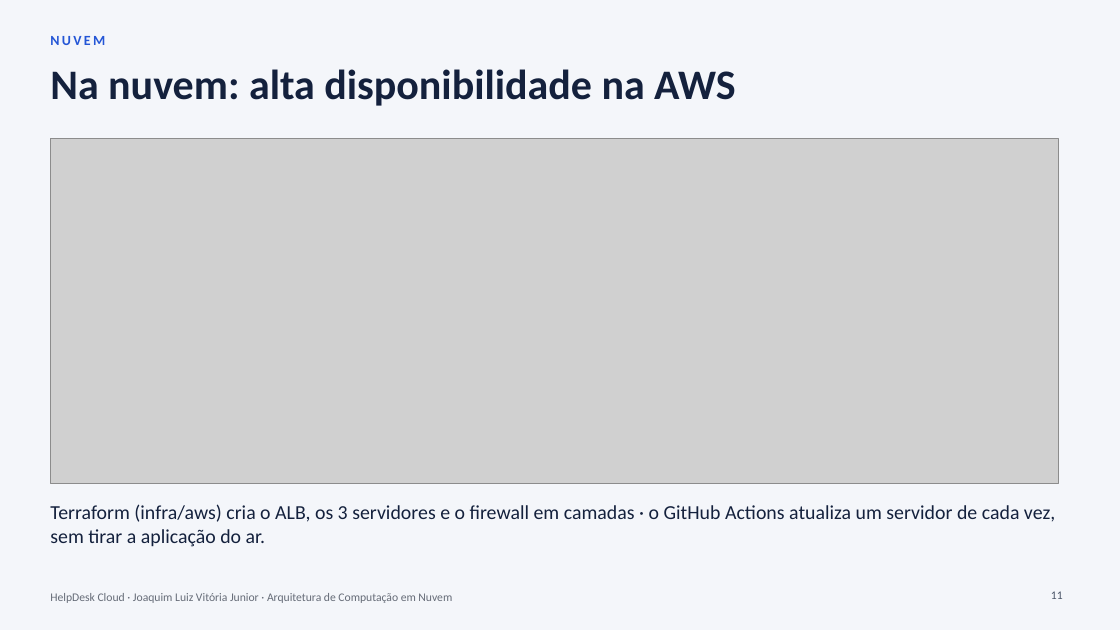
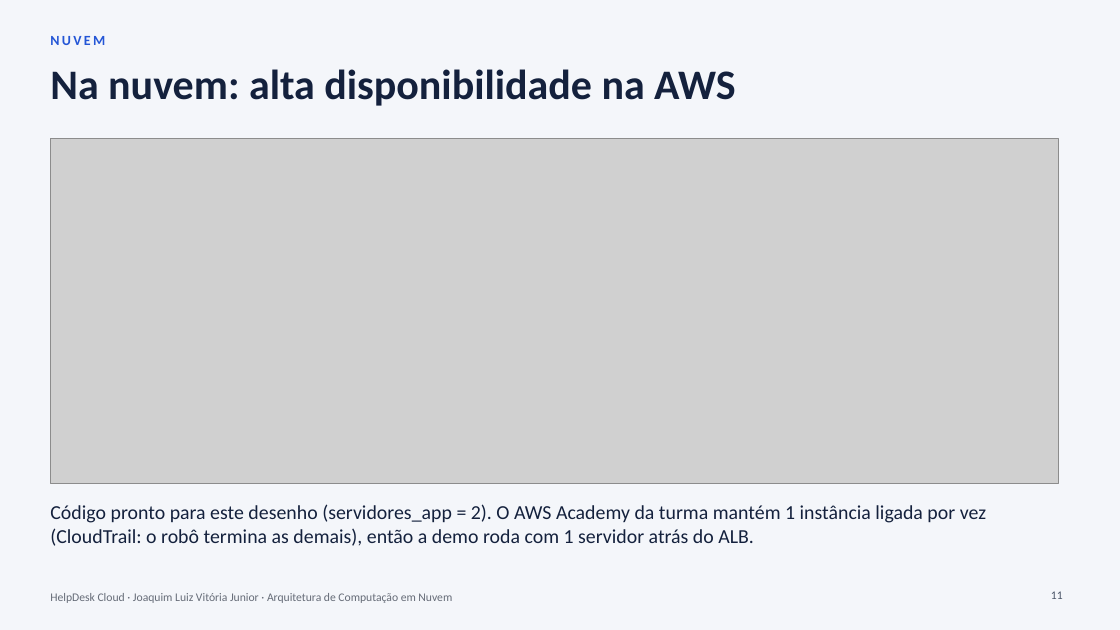
Before and after one commit to jlvjunior/HelpDesk, a slide deck: slide 11 of docs/apresentacao/HelpDesk-Cloud-Apresentacao.pptx. Drawn at 1120x630 pixels with LibreOffice and Linux fonts; fonts in the diff are those of the drawing; grey boxes stand for pictures. Boxes give left, top, right and bottom in pixels: in the first picture for what was removed or moved away, otherwise in the second. Text is boxed around its words. In the diff, an @@ line names an element or a change of style, - is before the commit and + after.

Commit message:
Infraestrutura AWS adaptada ao limite do laboratório

```diff
--- a/docs/apresentacao/HelpDesk-Cloud-Apresentacao.pptx
+++ b/docs/apresentacao/HelpDesk-Cloud-Apresentacao.pptx
@@ text at (50,504,986,546): text changed @@
-Terraform (infra/aws) cria o ALB, os 3 servidores e o firewall em camadas · o GitHub Actions atualiza um servidor de cada vez, sem tirar a aplicação do ar.
+Código pronto para este desenho (servidores_app = 2). O AWS Academy da turma mantém 1 instância ligada por vez (CloudTrail: o robô termina as demais), então a demo roda com 1 servidor atrás do ALB.
```
Also in this commit, not shown: 3 other slides changed, 12 other files.
